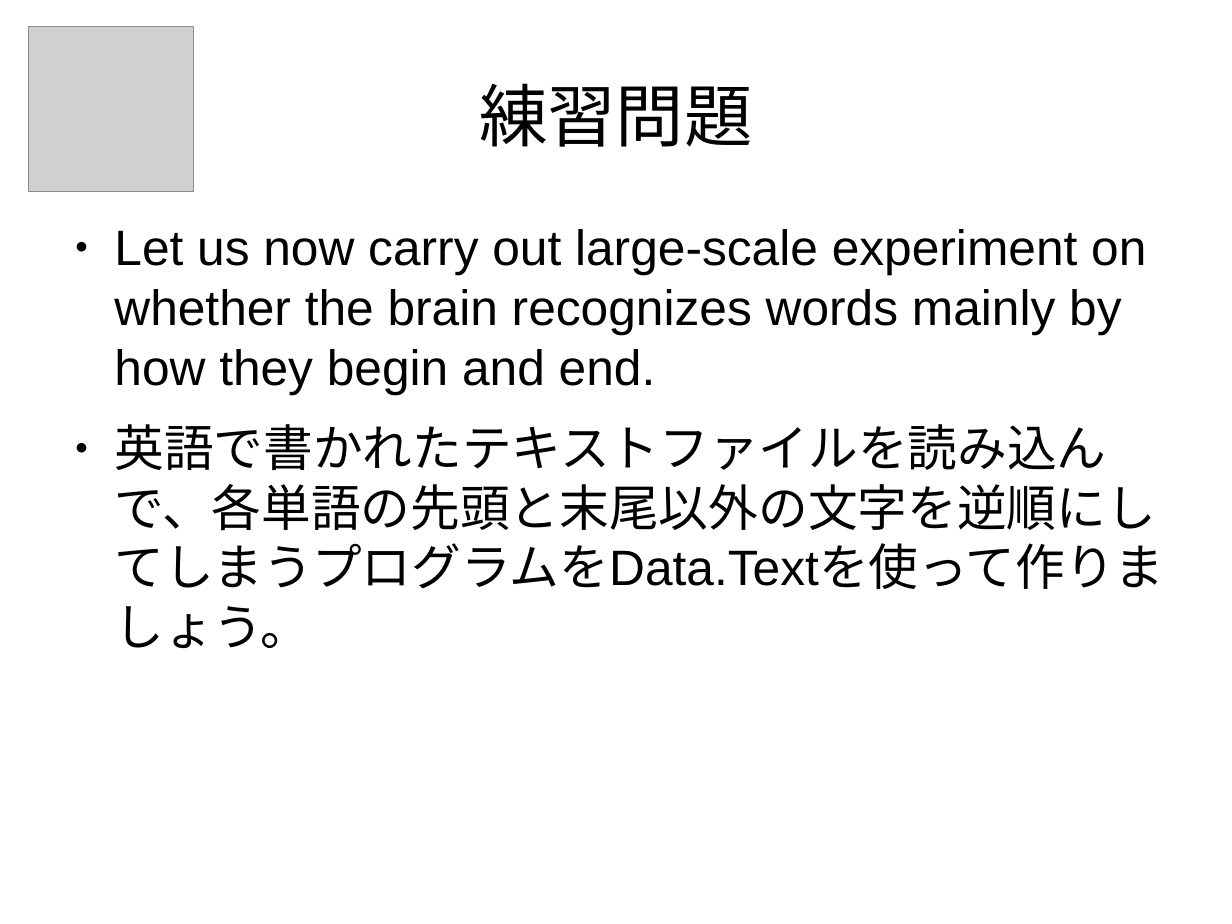
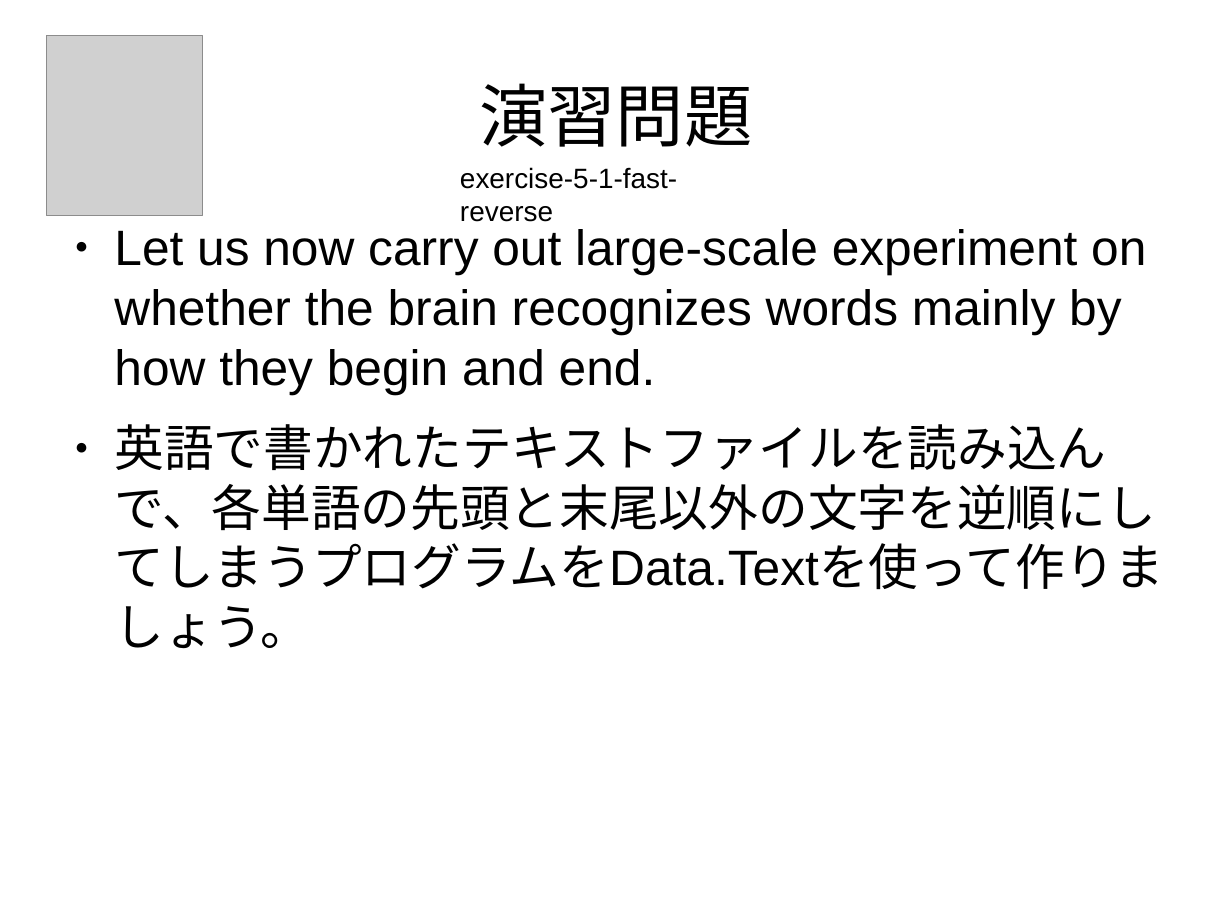
Before and after one commit to nushio3/learn-haskell, a slide deck: slide 68 of Tsukuba-2016.odp. Drawn at 1232x924 pixels with LibreOffice and Linux fonts; fonts in the diff are those of the drawing; grey boxes stand for pictures. Boxes give left, top, right and bottom in pixels: in the first picture for what was removed or moved away, otherwise in the second. Text is boxed around its words. In the diff, an @@ line names an element or a change of style, - is before the commit and + after.

```diff
--- a/Tsukuba-2016.odp
+++ b/Tsukuba-2016.odp
@@ picture: place and size @@
-picture at <box>29,27,193,191</box>
+picture at <box>46,35,202,216</box>
@@ title at <box>479,83,752,147</box>: text changed @@
-練習問題
+演習問題
@@ text added at <box>460,167,677,222</box>, 18 pt, text #000000 @@
+exercise-5-1-fast-reverse
```
Also in this commit, not shown: 7 other slides changed, 2 other files.
